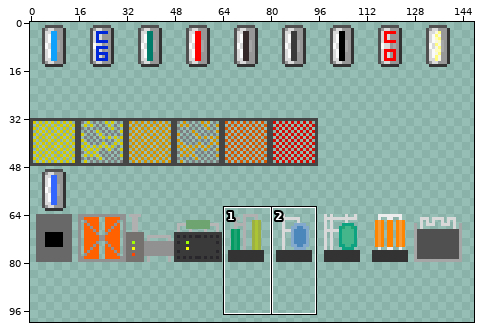
Sprite sheet: com/indeng/sprites/items.png. Above: a wide view before the commit, with the close-up outlined.
Close-up. Before the commit:
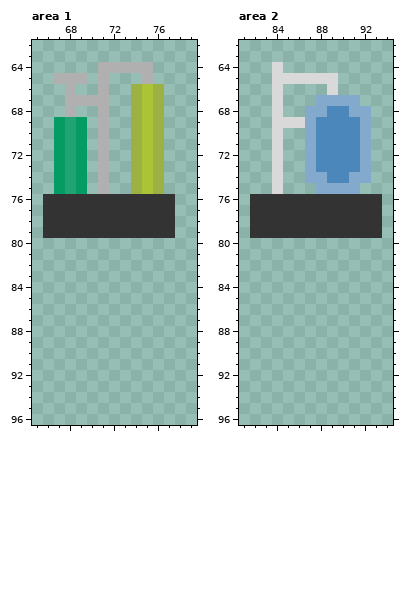
The file is 256x256 pixels. Colours within 5 levels of each other are drawn and written as one. Shown: area 1: x 65..79, y 62..96; area 2: x 81..94, y 62..96. The wide view leaves out empty margins. The commit also changed other parts of the picture, which this record leaves out.
Once edited:
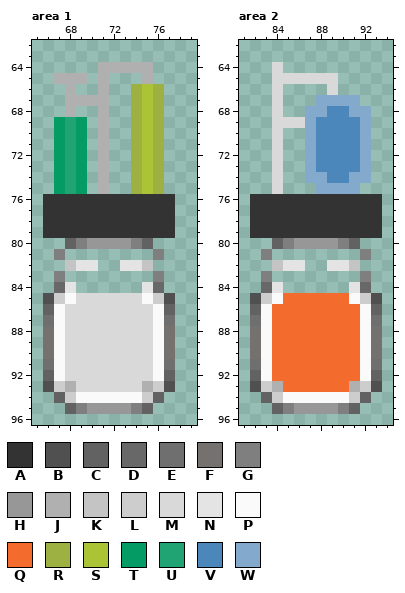
Palette (. is transparent): A #333333  B #505050  C #626262  D #686868  E #6f6f6f  F #75716f  G #7f7f7f  H #979797  J #b0b0b0  K #c4c4c4  L #cdcdcd  M #d9d9d9  N #e4e4e4  P #fafafa  Q #f46b2e  R #9db042  S #abc435  T #049c64  U #21a474  V #4b87bb  W #83aacc
What changed:
Area 1:
The edit adds colour B in row 85 at x 66 and 77; in row 93 at x 66 and 77.
The edit adds colour C in row 80 at x 68 and 75; in row 86 at x 66 and 77; in row 92 at x 66 and 77; in row 94 at x 67 and 76; in row 95 at x 68 and 75.
The edit adds colour D in row 84 at x 67 and 76.
The edit adds colour E in row 87 at x 66 and 77; in row 91 at x 66 and 77.
The edit adds colour F in rows 88 to 90 at x 66 and 77.
The edit adds colour G in row 80 at x 69 and 74; in row 81 at x 67 and 76; in row 83 at x 67 and 76; in row 95 at x 69 and 74.
The edit adds colour H in row 80 at x 70 to 73; in row 95 at x 70 to 73.
The edit adds colour J in row 93 at x 68 and 75.
The edit adds colour K in row 82 at x 68 and 75.
The edit adds colour L in row 85 at x 67 and 76; in row 93 at x 67 and 76; in row 94 at x 68 and 75.
The edit adds colour M in row 85 at x 69 to 74; in rows 86 to 92 at x 68 to 75; in row 93 at x 69 to 74.
The edit adds colour N in row 82 at x 69 to 70 and 73 to 74; in row 84 at x 68 and 75.
The edit adds colour P in row 85 at x 68 and 75; in rows 86 to 92 at x 67 and 76; in row 94 at x 69 to 74.
Area 2:
The edit adds colour B in row 85 at x 82 and 93; in row 93 at x 82 and 93.
The edit adds colour C in row 80 at x 84 and 91; in row 86 at x 82 and 93; in row 92 at x 82 and 93; in row 94 at x 83 and 92; in row 95 at x 84 and 91.
The edit adds colour D in row 84 at x 83 and 92.
The edit adds colour E in row 87 at x 82 and 93; in row 91 at x 82 and 93.
The edit adds colour F in rows 88 to 90 at x 82 and 93.
The edit adds colour G in row 80 at x 85 and 90; in row 81 at x 83 and 92; in row 83 at x 83 and 92; in row 95 at x 85 and 90.
The edit adds colour H in row 80 at x 86 to 89; in row 95 at x 86 to 89.
The edit adds colour J in row 93 at x 84 and 91.
The edit adds colour K in row 82 at x 84 and 91.
The edit adds colour L in row 85 at x 83 and 92; in row 93 at x 83 and 92; in row 94 at x 84 and 91.
The edit adds colour N in row 82 at x 85 to 86 and 89 to 90; in row 84 at x 84 and 91.
The edit adds colour P in row 85 at x 84 and 91; in rows 86 to 92 at x 83 and 92; in row 94 at x 85 to 90.
The edit adds colour Q in row 85 at x 85 to 90; in rows 86 to 92 at x 84 to 91; in row 93 at x 85 to 90.
Where, in picture pixels (left, top, right, bottom), the same in both close-ups:
added: (43, 238, 175, 414)
added: (250, 238, 382, 414)
